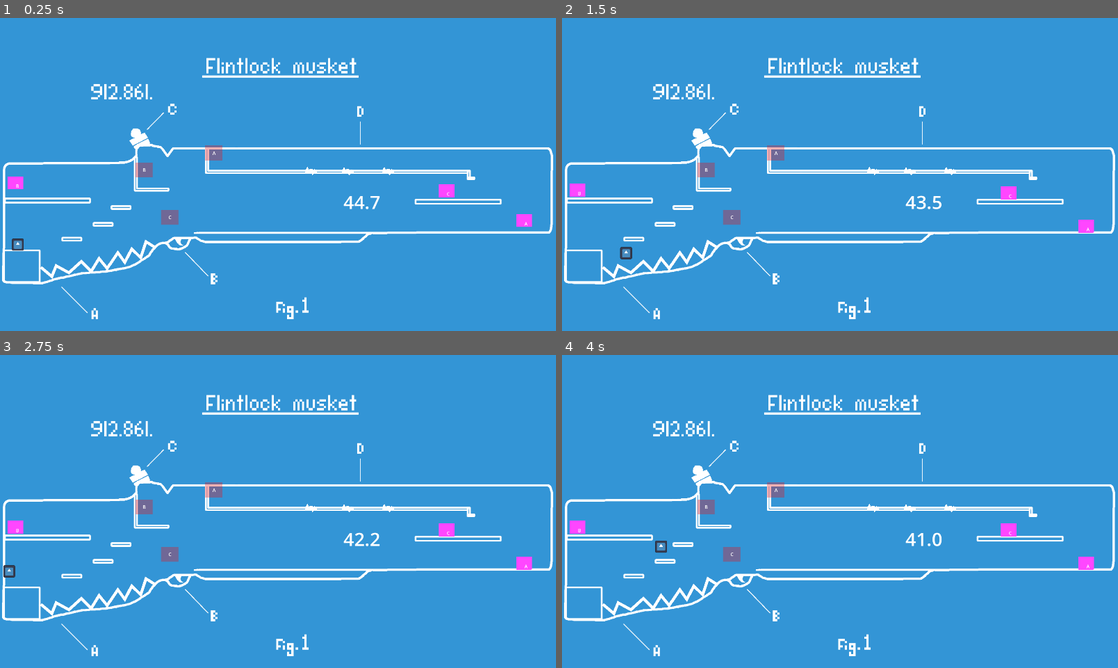
Above: before the commit, frames 1-4 (two rows, left to right).
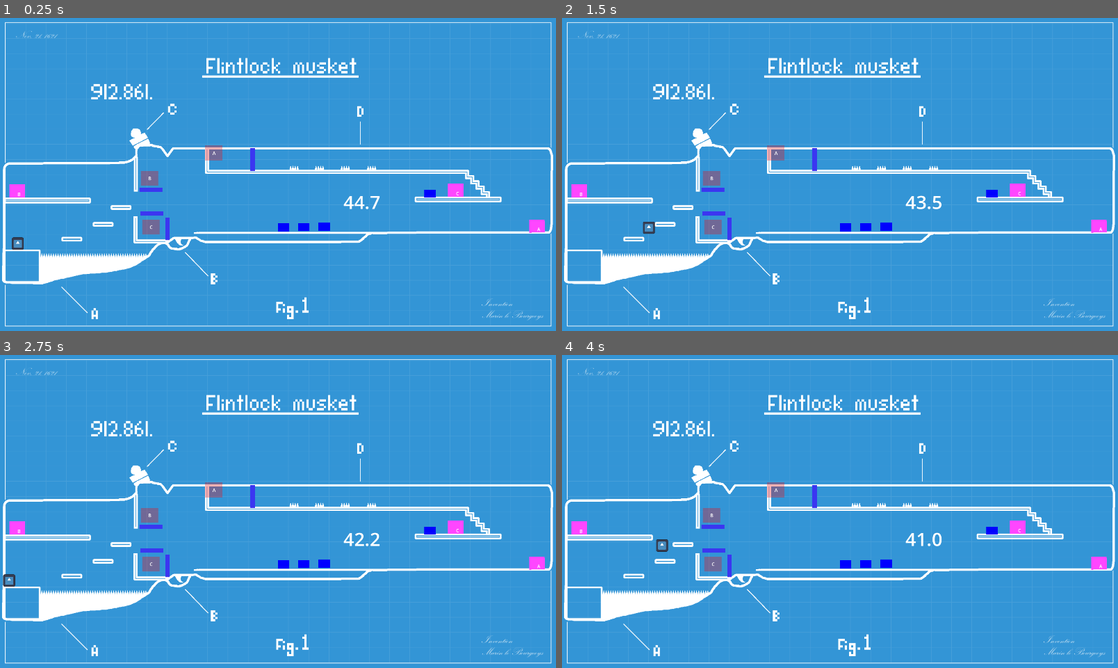
Above: after the commit, the same moments.

Repository: simenhs/piratsyltetoey
Game: Godot game, scene res://scenes/persistent_world/persistent_world.tscn
Two runs of this game, one before a commit and one after it. Both use one fixed random seed, a clock stepped at 60 frames per second and the inputs below. The engine's default icon, where the game draws it, is replaced by a stand-in: a white triangle on a blue panel in a dark square.
Inputs:
- Up to frame 1 (0.25 s): no input
- Up to frame 2 (1.5 s): hold D (right) from 0.53 s (still down); tap Shift (dash) at 0.6 s; tap Space (jump) at 0.77 s; tap E (use) at 1.35 s
- Up to frame 3 (2.75 s): tap Space (jump) at 1.52 s; release D (right) at 2.03 s; hold A (left) from 2.03 s (still down); tap Shift (dash) at 2.1 s
- Up to frame 4 (4 s): release A (left) at 2.78 s; hold D (right) from 2.78 s (still down); tap E (use) at 2.85 s; tap Space (jump) at 3.02, 3.77 s; tap Shift (dash) at 3.6 s

The runs differ from the first frame. In frame 1, 4.1% of the frame differs, in the area x 0-100%, y 1-99%; in frame 2, 4.1%; in frame 3, 4.0%; in frame 4, 4.0%.

Commit message:
doors implemented

Diff:
--- a/godot/project.godot
+++ b/godot/project.godot
@@ -87,6 +87,8 @@
 2d_physics/layer_2="player"
 2d_physics/layer_3="picup_objects"
 2d_physics/layer_4="traps"
+2d_physics/layer_5="buttons"
+2d_physics/layer_6="doors"
 
 [rendering]
 
--- /dev/null
+++ b/godot/scenes/level1/doors/button.gd
@@ -0,0 +1,29 @@
+class_name DoorButton
+extends StaticBody2D
+
+
+@export var door : Door
+
+@onready var trigger: Area2D = %Trigger
+@onready var color_rect: ColorRect = %ColorRect
+
+# Called when the node enters the scene tree for the first time.
+func _ready() -> void:
+	color_rect.color = Color.BLUE
+
+
+
+func _on_trigger_body_entered(body: Node2D) -> void:
+	if scale.y > 0.5:
+		var tween = create_tween()
+		tween.tween_property(self,"scale:y",0.5,1)
+	color_rect.color = Color.GREEN
+	door.open()
+
+
+func _on_trigger_body_exited(body: Node2D) -> void:
+	if trigger.get_overlapping_bodies().size() ==  0 :
+		var tween = create_tween()
+		tween.tween_property(self,"scale:y",1,1)
+	color_rect.color = Color.BLUE
+	door.close()
--- /dev/null
+++ b/godot/scenes/level1/doors/button.tscn
@@ -0,0 +1,37 @@
+[gd_scene load_steps=4 format=3 uid="uid://dgdyfdupmiw03"]
+
+[ext_resource type="Script" path="res://scenes/level1/doors/button.gd" id="1_frilg"]
+
+[sub_resource type="RectangleShape2D" id="RectangleShape2D_wlneh"]
+size = Vector2(46, 29)
+
+[sub_resource type="RectangleShape2D" id="RectangleShape2D_uk5x7"]
+size = Vector2(42, 32)
+
+[node name="DoorButton" type="StaticBody2D"]
+collision_layer = 16
+script = ExtResource("1_frilg")
+
+[node name="ColorRect" type="ColorRect" parent="."]
+unique_name_in_owner = true
+offset_left = -19.0
+offset_top = -29.0
+offset_right = 21.0
+offset_bottom = -1.0
+color = Color(0.411765, 0.54902, 0.972549, 1)
+
+[node name="CollisionShape2D" type="CollisionShape2D" parent="."]
+position = Vector2(1, -16)
+shape = SubResource("RectangleShape2D_wlneh")
+
+[node name="Trigger" type="Area2D" parent="."]
+unique_name_in_owner = true
+collision_layer = 16
+collision_mask = 6
+
+[node name="CollisionShape2D" type="CollisionShape2D" parent="Trigger"]
+position = Vector2(1, -32)
+shape = SubResource("RectangleShape2D_uk5x7")
+
+[connection signal="body_entered" from="Trigger" to="." method="_on_trigger_body_entered"]
+[connection signal="body_exited" from="Trigger" to="." method="_on_trigger_body_exited"]
--- /dev/null
+++ b/godot/scenes/level1/doors/door.gd
@@ -0,0 +1,18 @@
+class_name Door
+extends StaticBody2D
+
+@onready var color_rect: ColorRect = %ColorRect
+@onready var collision_shape_2d: CollisionShape2D = %CollisionShape2D
+
+
+func open():
+	color_rect.color = Color.GREEN
+	var tween = create_tween()
+	tween.tween_property(color_rect,"color:a",0,1)
+	collision_shape_2d.set_deferred("disabled", true)
+
+func close():
+	color_rect.color = Color.BLUE
+	var tween = create_tween()
+	tween.tween_property(color_rect,"color:a",1,1)
+	collision_shape_2d.set_deferred("disabled", false)
--- /dev/null
+++ b/godot/scenes/level1/doors/door.tscn
@@ -0,0 +1,23 @@
+[gd_scene load_steps=3 format=3 uid="uid://c43e85p31p2nv"]
+
+[ext_resource type="Script" path="res://scenes/level1/doors/door.gd" id="1_g5iq4"]
+
+[sub_resource type="RectangleShape2D" id="RectangleShape2D_uu0sw"]
+size = Vector2(17, 79)
+
+[node name="Door" type="StaticBody2D"]
+collision_layer = 32
+script = ExtResource("1_g5iq4")
+
+[node name="ColorRect" type="ColorRect" parent="."]
+unique_name_in_owner = true
+offset_left = -8.0
+offset_top = -80.0
+offset_right = 7.0
+offset_bottom = -1.0
+color = Color(0.231373, 0.211765, 0.945098, 1)
+
+[node name="CollisionShape2D" type="CollisionShape2D" parent="."]
+unique_name_in_owner = true
+position = Vector2(-0.5, -40.5)
+shape = SubResource("RectangleShape2D_uu0sw")
--- a/godot/scenes/level1/level1.tscn
+++ b/godot/scenes/level1/level1.tscn
@@ -6,6 +6,8 @@
 [ext_resource type="PackedScene" uid="uid://o2pvq4u3r4ou" path="res://scenes/level1/picup_object/home_position.tscn" id="5_d34i5"]
 [ext_resource type="PackedScene" uid="uid://cns7qe6d4pkwi" path="res://scenes/level1/spikes/spikes.tscn" id="6_altx8"]
 [ext_resource type="PackedScene" uid="uid://dt54hcs35cvuw" path="res://scenes/level1/picup_object/loose_pice.tscn" id="6_ij8bl"]
+[ext_resource type="PackedScene" uid="uid://dgdyfdupmiw03" path="res://scenes/level1/doors/button.tscn" id="7_wkms2"]
+[ext_resource type="PackedScene" uid="uid://c43e85p31p2nv" path="res://scenes/level1/doors/door.tscn" id="8_bvmn0"]
 
 [node name="Level1" type="Node"]
 process_mode = 3
@@ -32,12 +34,12 @@
 autostart = true
 
 [node name="HomePosition" parent="." node_paths=PackedStringArray("loose_pice") instance=ExtResource("5_d34i5")]
-position = Vector2(587, 688)
+position = Vector2(522, 722)
 loose_pice = NodePath("../LoosePice")
 _id = "C"
 
 [node name="HomePosition2" parent="." node_paths=PackedStringArray("loose_pice") instance=ExtResource("5_d34i5")]
-position = Vector2(498, 525)
+position = Vector2(517, 554)
 loose_pice = NodePath("../LoosePice2")
 _id = "B"
 
@@ -47,56 +49,79 @@
 _id = "A"
 
 [node name="LoosePice" parent="." instance=ExtResource("6_ij8bl")]
-position = Vector2(1543, 567)
+position = Vector2(1575, 585)
 _id = "C"
 
 [node name="LoosePice2" parent="." instance=ExtResource("6_ij8bl")]
-position = Vector2(55, 540)
+position = Vector2(60, 591)
 _id = "B"
 
 [node name="LoosePice3" parent="." instance=ExtResource("6_ij8bl")]
-position = Vector2(1811, 670)
+position = Vector2(1856, 705)
 _id = "A"
 
 [node name="Spikes" parent="." instance=ExtResource("6_altx8")]
 
-[node name="Line2D" type="Line2D" parent="Spikes"]
-points = PackedVector2Array(141, 860, 179, 892, 194, 855, 238, 879, 281, 840, 315, 874, 342, 830, 370, 864, 407, 810, 431, 843, 455, 797, 486, 827, 504, 772, 538, 793)
-
 [node name="CollisionPolygon2D" type="CollisionPolygon2D" parent="Spikes"]
-polygon = PackedVector2Array(138, 860, 507, 766, 538, 790, 544, 825, 384, 907, 143, 931)
+position = Vector2(-8, -11)
+polygon = PackedVector2Array(145, 832, 540, 826, 483, 878, 143, 931)
 
 [node name="Spikes2" parent="." instance=ExtResource("6_altx8")]
 position = Vector2(0, 6)
 
-[node name="Line2D" type="Line2D" parent="Spikes2"]
-position = Vector2(52, 6)
-points = PackedVector2Array(1003, 520, 1009, 511, 1015, 523, 1022, 510, 1028, 522, 1037, 513, 1038, 521)
-
 [node name="CollisionPolygon2D" type="CollisionPolygon2D" parent="Spikes2"]
-position = Vector2(904, -289)
+position = Vector2(847, -290)
 polygon = PackedVector2Array(148, 804, 191, 805, 192, 816, 148, 818)
 
 [node name="Spikes3" parent="." instance=ExtResource("6_altx8")]
 position = Vector2(127, 7)
 
-[node name="Line2D" type="Line2D" parent="Spikes3"]
-position = Vector2(52, 6)
-points = PackedVector2Array(1003, 520, 1009, 511, 1015, 523, 1022, 510, 1028, 522, 1037, 513, 1038, 521)
-
 [node name="CollisionPolygon2D" type="CollisionPolygon2D" parent="Spikes3"]
-position = Vector2(904, -291)
+position = Vector2(808, -289)
 polygon = PackedVector2Array(148, 804, 191, 805, 192, 816, 148, 818)
 
 [node name="Spikes4" parent="." instance=ExtResource("6_altx8")]
 position = Vector2(266, 6)
 
-[node name="Line2D" type="Line2D" parent="Spikes4"]
-position = Vector2(52, 6)
-points = PackedVector2Array(1003, 520, 1009, 511, 1015, 523, 1022, 510, 1028, 522, 1037, 513, 1038, 521)
+[node name="CollisionPolygon2D" type="CollisionPolygon2D" parent="Spikes4"]
+position = Vector2(760, -289)
+polygon = PackedVector2Array(148, 805, 165, 802, 183, 805, 183, 816, 148, 818)
 
-[node name="CollisionPolygon2D" type="CollisionPolygon2D" parent="Spikes4"]
-position = Vector2(904, -291)
-polygon = PackedVector2Array(148, 804, 191, 805, 192, 816, 148, 818)
+[node name="Spikes5" parent="." instance=ExtResource("6_altx8")]
+position = Vector2(266, 6)
+
+[node name="CollisionPolygon2D" type="CollisionPolygon2D" parent="Spikes5"]
+position = Vector2(853, -289)
+polygon = PackedVector2Array(148, 805, 165, 802, 183, 805, 183, 816, 148, 818)
+
+[node name="button" parent="." node_paths=PackedStringArray("door") instance=ExtResource("7_wkms2")]
+position = Vector2(1484, 621)
+door = NodePath("../Door")
+
+[node name="button2" parent="." node_paths=PackedStringArray("door") instance=ExtResource("7_wkms2")]
+position = Vector2(1118, 735)
+door = NodePath("../Door2")
+
+[node name="button3" parent="." node_paths=PackedStringArray("door") instance=ExtResource("7_wkms2")]
+position = Vector2(1048, 736)
+door = NodePath("../Door3")
+
+[node name="button4" parent="." node_paths=PackedStringArray("door") instance=ExtResource("7_wkms2")]
+position = Vector2(978, 737)
+door = NodePath("../Door4")
+
+[node name="Door" parent="." instance=ExtResource("8_bvmn0")]
+position = Vector2(873, 529)
+
+[node name="Door2" parent="." instance=ExtResource("8_bvmn0")]
+position = Vector2(579, 768)
+
+[node name="Door3" parent="." instance=ExtResource("8_bvmn0")]
+position = Vector2(481, 593)
+rotation = 1.5708
+
+[node name="Door4" parent="." instance=ExtResource("8_bvmn0")]
+position = Vector2(484, 675)
+rotation = 1.5708
 
 [connection signal="timeout" from="Timer" to="." method="_on_timer_timeout"]
--- a/godot/scenes/level1/picup_object/loose_pice.tscn
+++ b/godot/scenes/level1/picup_object/loose_pice.tscn
@@ -10,7 +10,7 @@
 
 [node name="LoosePice" type="RigidBody2D"]
 collision_layer = 4
-collision_mask = 7
+collision_mask = 55
 continuous_cd = 1
 contact_monitor = true
 max_contacts_reported = 100
--- a/godot/scenes/level1/player/player.gd
+++ b/godot/scenes/level1/player/player.gd
@@ -129,5 +129,6 @@
 	return hand_position.global_transform
 
 func respawn():
+	#todo: Play death sound
 	position = spawn_position
 	drop_items.emit()
--- a/godot/scenes/level1/player/player.tscn
+++ b/godot/scenes/level1/player/player.tscn
@@ -8,6 +8,7 @@
 
 [node name="Player" type="CharacterBody2D"]
 collision_layer = 2
+collision_mask = 49
 script = ExtResource("1_1j1jv")
 
 [node name="Icon" type="Sprite2D" parent="."]
--- a/godot/scenes/level1/world/world.tscn
+++ b/godot/scenes/level1/world/world.tscn
@@ -1,12 +1,6 @@
-[gd_scene load_steps=6 format=3 uid="uid://dmnhro72jpck8"]
+[gd_scene load_steps=4 format=3 uid="uid://dmnhro72jpck8"]
 
-[ext_resource type="Texture2D" uid="uid://cu6x1ctk8fpxa" path="res://assets/images/blueprint_3_unfinished.png" id="1_xhd8s"]
-
-[sub_resource type="RectangleShape2D" id="RectangleShape2D_okakv"]
-size = Vector2(321, 24)
-
-[sub_resource type="RectangleShape2D" id="RectangleShape2D_p3gbq"]
-size = Vector2(155.5, 119)
+[ext_resource type="Texture2D" uid="uid://b1pt42asyo0a2" path="res://assets/images/blueprint_3_platforms.png" id="1_75fq0"]
 
 [sub_resource type="RectangleShape2D" id="RectangleShape2D_cuw1j"]
 size = Vector2(73, 17)
@@ -21,20 +15,12 @@
 polygon = PackedVector2Array(706, 441, 710, 538, 1611, 538, 1612, 558, 1641, 560, 1639, 546, 1624, 548, 1625, 525, 722, 521, 726, 437)
 
 [node name="Sprite2D" type="Sprite2D" parent="."]
-texture = ExtResource("1_xhd8s")
+texture = ExtResource("1_75fq0")
 centered = false
 
 [node name="CollisionPolygon2D" type="CollisionPolygon2D" parent="."]
 position = Vector2(-16, 87)
-polygon = PackedVector2Array(31, 424, 25, 817, 162, 834, 367, 793, 512, 753, 561, 694, 596, 688, 615, 669, 680, 671, 688, 654, 1265, 650, 1305, 656, 1917, 653, 1920, 364, 625, 362, 601, 384, 575, 364, 540, 350, 519, 305, 486, 295, 459, 329, 481, 377, 455, 411, 42, 411, -10, 465, -443, 503, -352, -22, 2241, -26, 2224, 1141, -409, 1253, -418, 518)
-
-[node name="CollisionShape2D" type="CollisionShape2D" parent="."]
-position = Vector2(153.5, 628)
-shape = SubResource("RectangleShape2D_okakv")
-
-[node name="CollisionShape2D2" type="CollisionShape2D" parent="."]
-position = Vector2(63.25, 862.5)
-shape = SubResource("RectangleShape2D_p3gbq")
+polygon = PackedVector2Array(31, 424, 31, 531, 326, 536, 331, 553, 29.1866, 554.569, 27, 712, 150, 713, 150, 832, 367, 793, 512, 753, 561, 689, 478, 690, 477, 597, 491, 597, 492, 677, 595, 677, 624, 669, 680, 671, 688, 654, 1265, 650, 1305, 656, 1917, 653, 1920, 364, 625, 362, 601, 384, 575, 364, 540, 350, 519, 305, 486, 295, 459, 329, 478, 362, 491, 379, 496, 513, 480, 511, 478, 403, 455, 411, 42, 411, -10, 465, -443, 503, -352, -22, 2241, -26, 2224, 1141, -409, 1253, -418, 518)
 
 [node name="CollisionShape2D3" type="CollisionShape2D" parent="."]
 position = Vector2(246.5, 762.5)
@@ -52,8 +38,5 @@
 position = Vector2(1581.75, 634)
 shape = SubResource("RectangleShape2D_ai4k6")
 
-[node name="CollisionPolygon2D2" type="CollisionPolygon2D" parent="."]
-polygon = PackedVector2Array(452, 480, 459, 487, 461, 594, 581, 598, 581, 584, 478, 583, 474, 472, 460, 471)
-
 [node name="CollisionPolygon2D4" type="CollisionPolygon2D" parent="."]
-polygon = PackedVector2Array(706, 440, 708, 537, 1609, 538, 1611, 560, 1640, 560, 1638, 549, 1626, 547, 1624, 522, 724, 522, 722, 433)
+polygon = PackedVector2Array(706, 440, 708, 537, 1606, 538, 1607, 557, 1625, 557, 1624, 574, 1640, 575, 1642, 592, 1659, 592, 1662, 610, 1677, 611, 1678, 617, 1433, 616, 1433, 635, 1732, 635, 1732, 618, 1692, 616, 1691, 599, 1675, 599, 1673, 580, 1658, 578, 1654, 560, 1638, 558, 1637, 543, 1621, 541, 1618, 523, 724, 522, 722, 433)
Binary file added: godot/assets/images/blueprint_3_platforms.png
Not shown, added: godot/assets/images/blueprint_3_platforms.png.import
Not shown: 1 places in godot/scenes/level1/level1.tscn that only renumber resources
